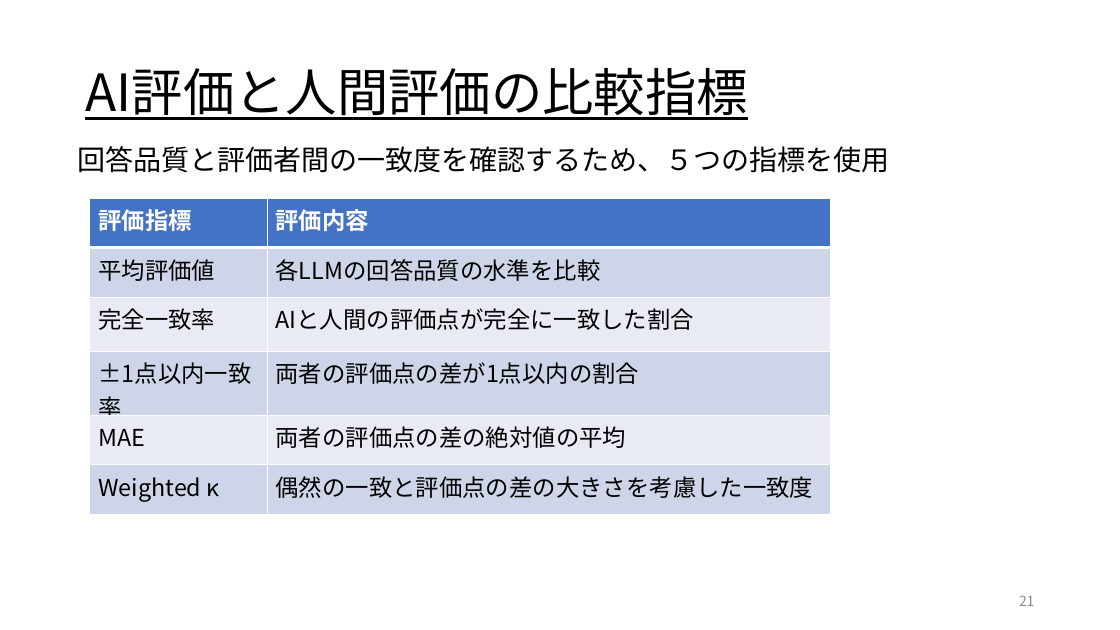
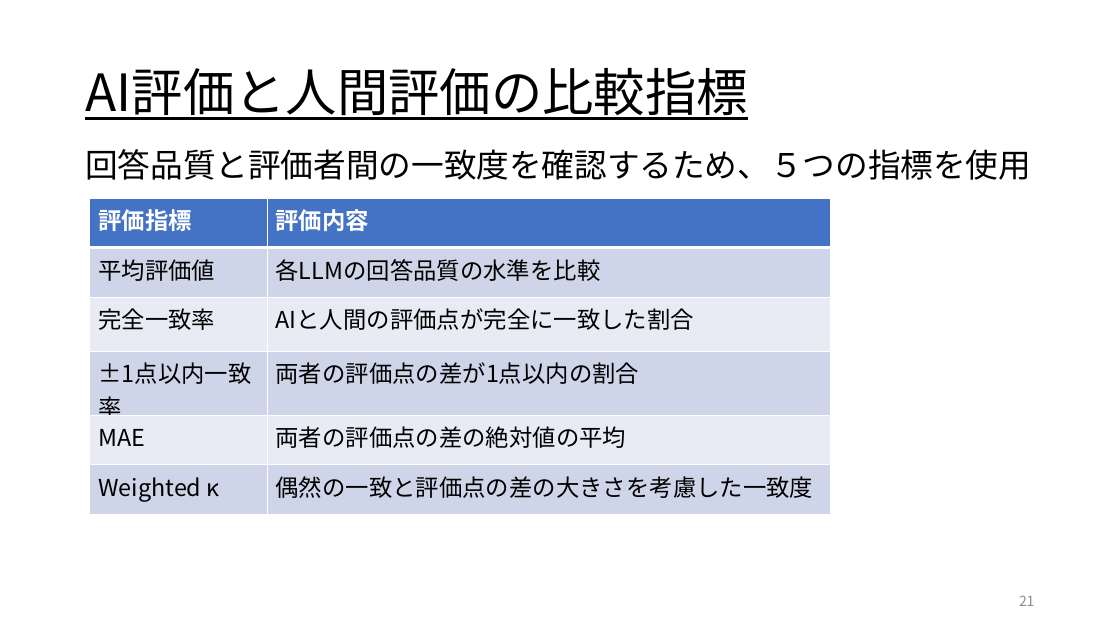
Before and after one commit to kuwaChang/kuwaCTF, a slide deck: slide 21 of 2026-10-15-j123109桑原光太朗.pptx. Drawn at 1120x630 pixels with LibreOffice and Linux fonts; fonts in the diff are those of the drawing. Boxes give left, top, right and bottom in pixels: in the first picture for what was removed or moved away, otherwise in the second. Text is boxed around its words. In the diff, an @@ line names an element or a change of style, - is before the commit and + after.

```diff
--- a/2026-10-15-j123109桑原光太朗.pptx
+++ b/2026-10-15-j123109桑原光太朗.pptx
@@ text "回答品質と評価者間の一致度を確認するため、５つの指標を使用": place and size @@
-text "回答品質と評価者間の一致度を確認するため、５つの指標を使用" at (77, 146, 889, 173)
+text "回答品質と評価者間の一致度を確認するため、５つの指標を使用" at (85, 149, 1031, 180)
@@ text "回答品質と評価者間の一致度を確認するため、５つの指標を使用" at (85, 149, 1031, 180): size 24 to 28 pt @@
```
Also in this commit, not shown: 10 other slides changed, 1 other file.
